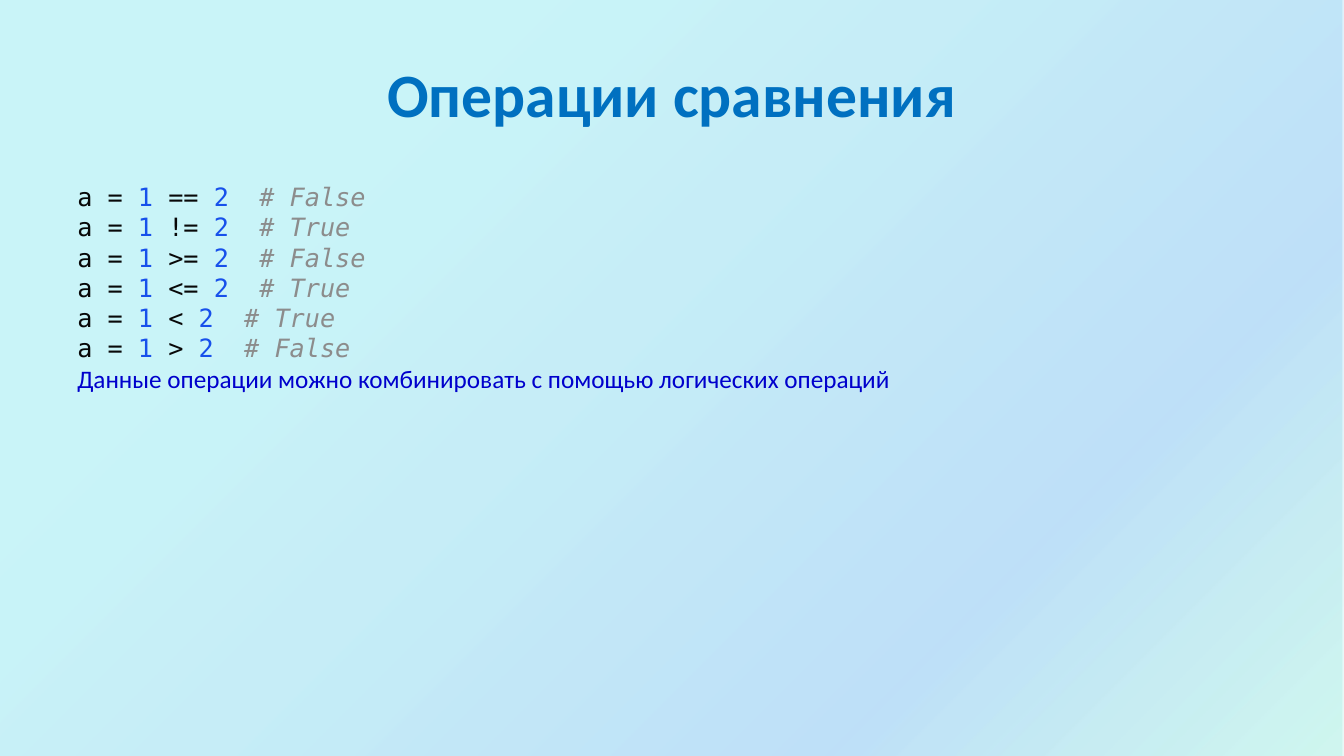
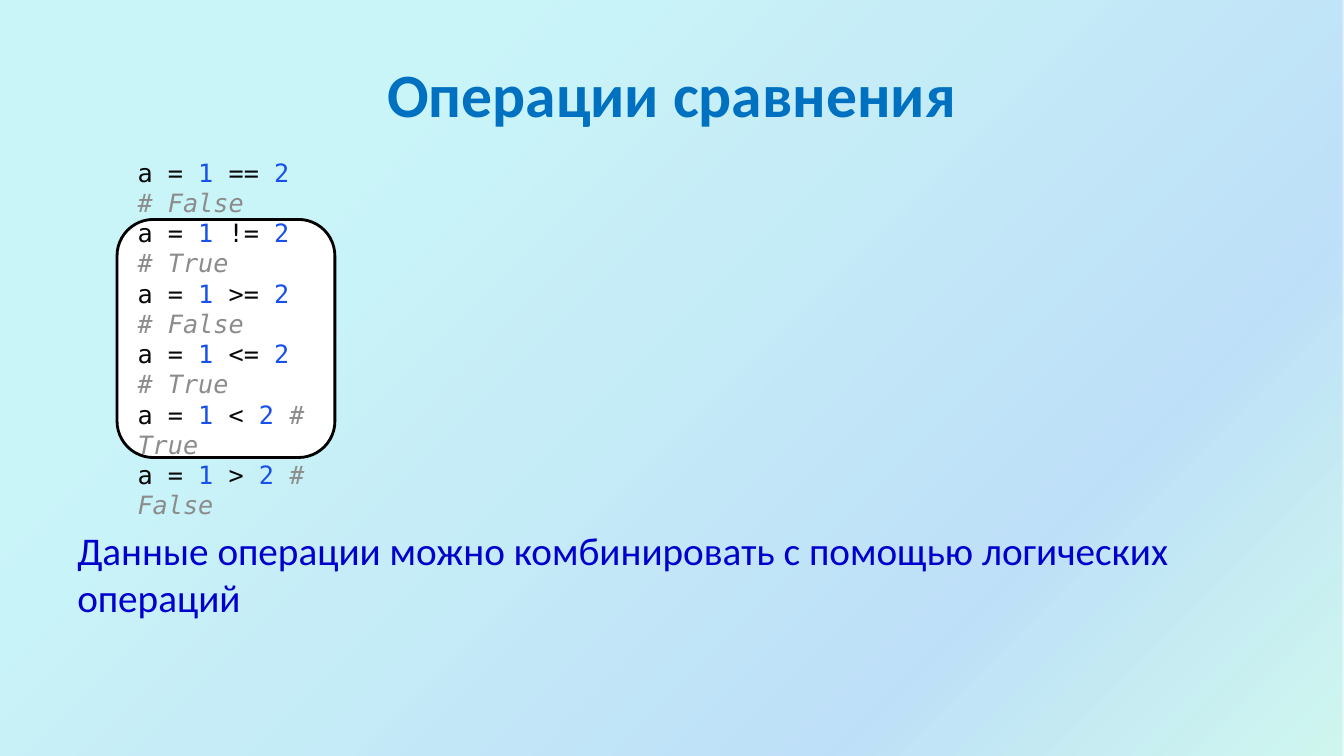
Before and after one commit to divorcehehehe/python, a slide deck: slide 17 of lesson01/Introduction.pptx. Drawn at 1344x756 pixels with LibreOffice and Linux fonts; fonts in the diff are those of the drawing; background and template pictures are left out. Boxes give left, top, right and bottom in pixels: in the first picture for what was removed or moved away, otherwise in the second. Text is boxed around its words. In the diff, an @@ line names an element or a change of style, - is before the commit and + after.

```diff
--- a/lesson01/Introduction.pptx
+++ b/lesson01/Introduction.pptx
@@ rounded rectangle added at [117,220,335,458], fill #FFFFFF, outline #000000 2 pt, 18 pt, text #8C8C8C @@
+a = 1 == 2 # False
+a = 1 != 2 # True
+a = 1 >= 2 # False
+a = 1 <= 2 # True
+a = 1 < 2 # True
+a = 1 > 2 # False
@@ text at [77,538,1168,619]: text changed; size 18 to 28 pt; font DejaVu Sans Mono to Calibri @@
-a = 1 == 2 # False
-a = 1 != 2 # True
-a = 1 >= 2 # False
-a = 1 <= 2 # True
-a = 1 < 2 # True
-a = 1 > 2 # False
-Данные операции можно комбинировать с помощью логических операций
+Данные операции можно комбинировать с помощью логических операций
```
Also in this commit, not shown: 14 other slides changed, 1 slide added, 39 slides removed.
